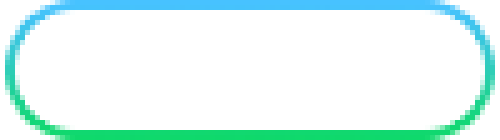
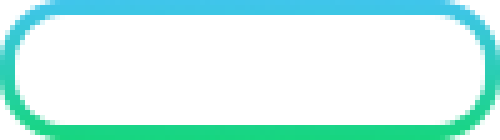
Before/after of a (500, 140) layered artwork. What changed in the layer stack:
showed "Enter", painted on it over [left=0, top=0, right=500, bottom=140]
